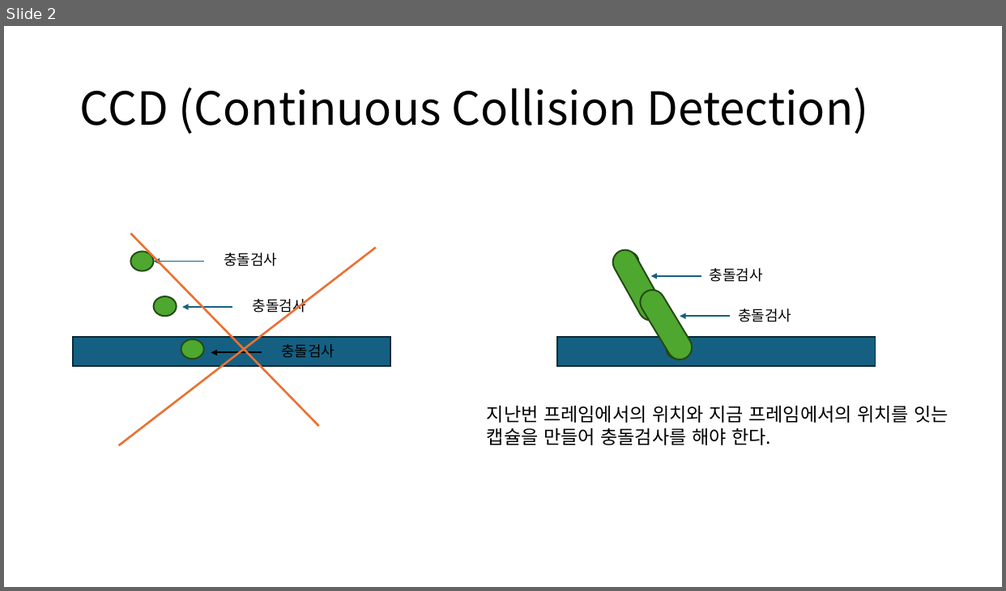
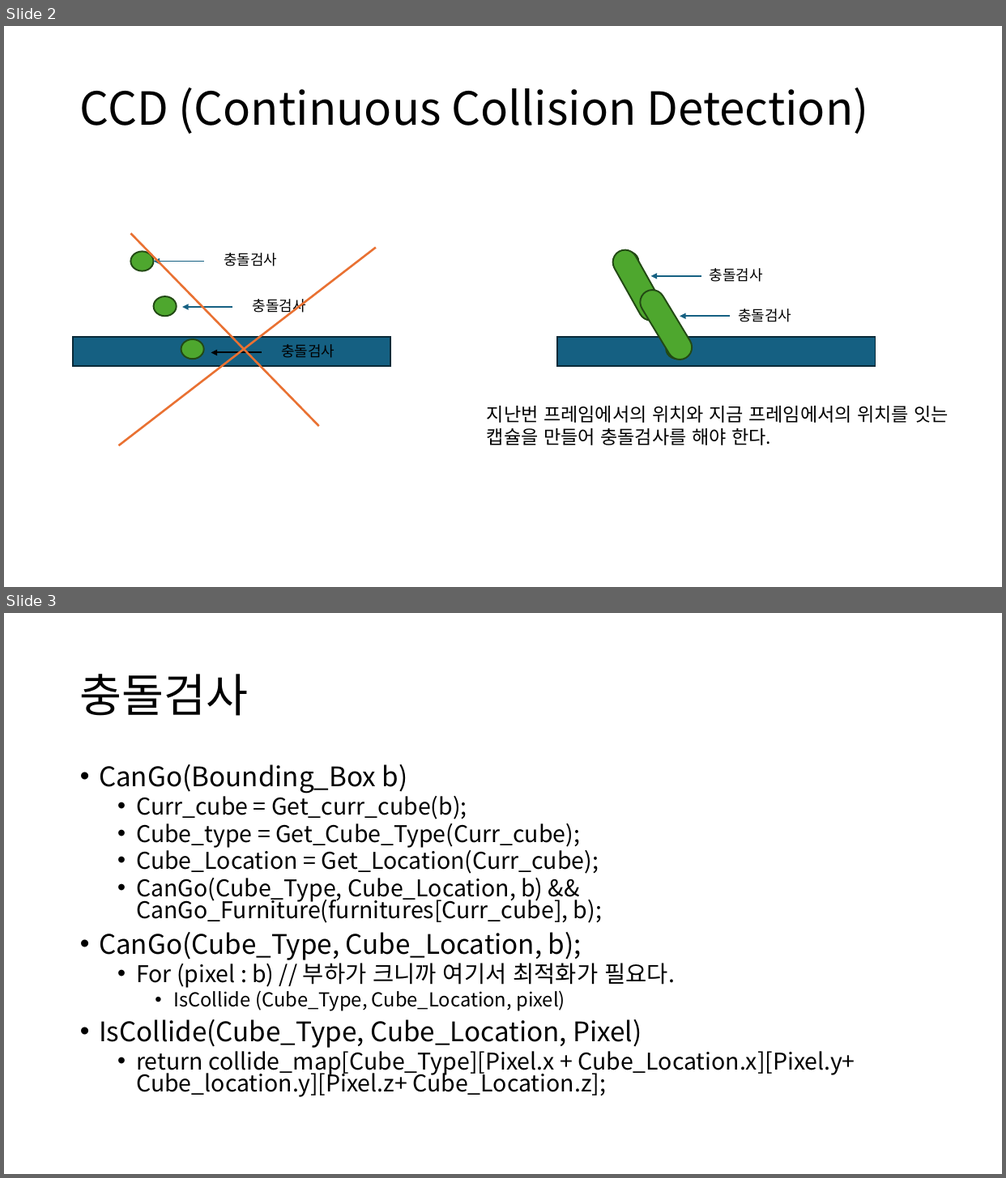
Before and after one commit to kimi5231/B1A2_project, a slide deck: 회의록/충돌검사.pptx. Shown one above the other, each under a label of ours: slide 2 before the commit, slides 2 and 3 after it. The pictures are 1006x591 and 1006x1178 pixels, drawn with LibreOffice and Linux fonts; fonts in the diff are those of the drawing. Boxes give left, top, right and bottom in pixels: in the first picture for what was removed or moved away, otherwise in the second. Text is boxed around its words. In the diff, an @@ line names an element or a change of style, - is before the commit and + after.

```diff
--- a/회의록/충돌검사.pptx
+++ b/회의록/충돌검사.pptx
@@ slide 3 added at <box>4,613,1002,1174</box>, background #FFFFFF @@
@@ title added at <box>80,674,249,716</box>, 44 pt, text #000000 @@
+충돌검사
@@ text added at <box>99,764,854,1097</box>, 22.2 pt, text #000000 @@
+• CanGo(Bounding_Box b)
+  • Curr_cube = Get_curr_cube(b);
+  • Cube_type = Get_Cube_Type(Curr_cube);
+  • Cube_Location = Get_Location(Curr_cube);
+  • CanGo(Cube_Type, Cube_Location, b) && CanGo_Furniture(furnitures[Curr_cube], b);
+• CanGo(Cube_Type, Cube_Location, b);
+  • For (pixel : b) // 부하가 크니까 여기서 최적화가 필요다.
+    • IsCollide (Cube_Type, Cube_Location, pixel)
+• IsCollide(Cube_Type, Cube_Location, Pixel)
+  • return collide_map[Cube_Type][Pixel.x + Cube_Location.x][Pixel.y+ Cube_location.y][Pixel.z+ Cube_Location.z];
```
Also in this commit, not shown: 4 other files.
